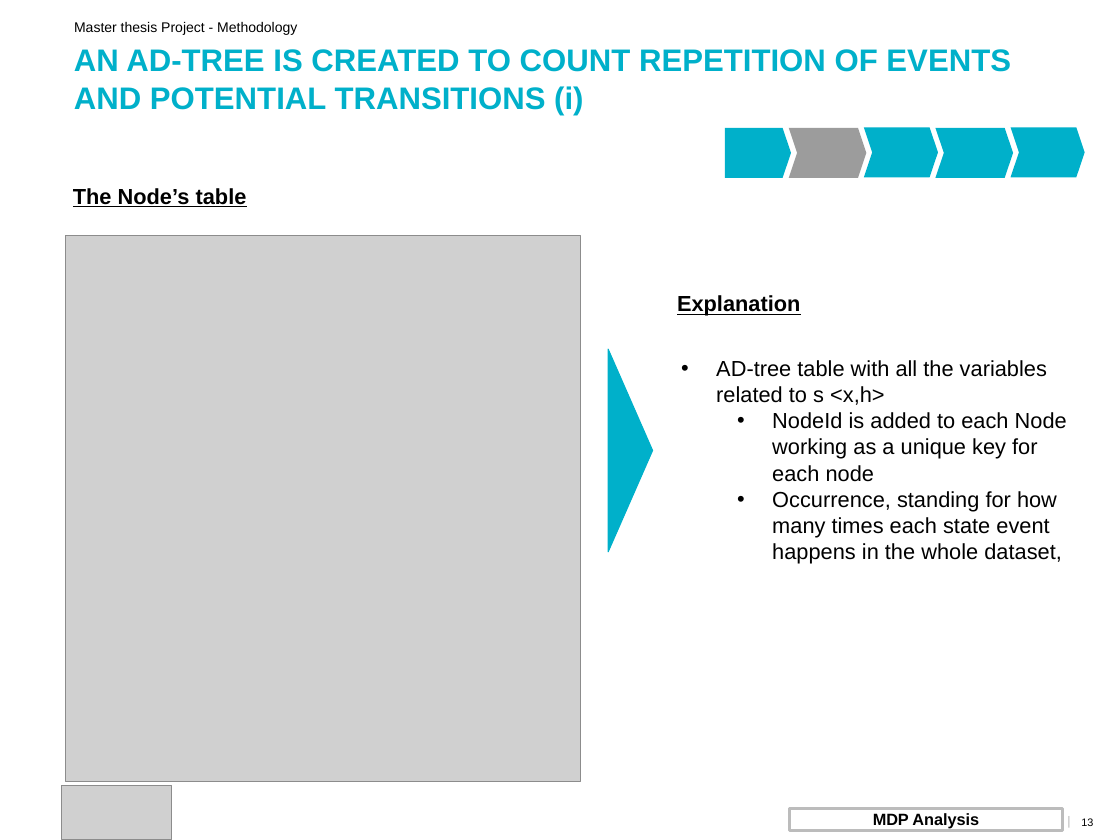
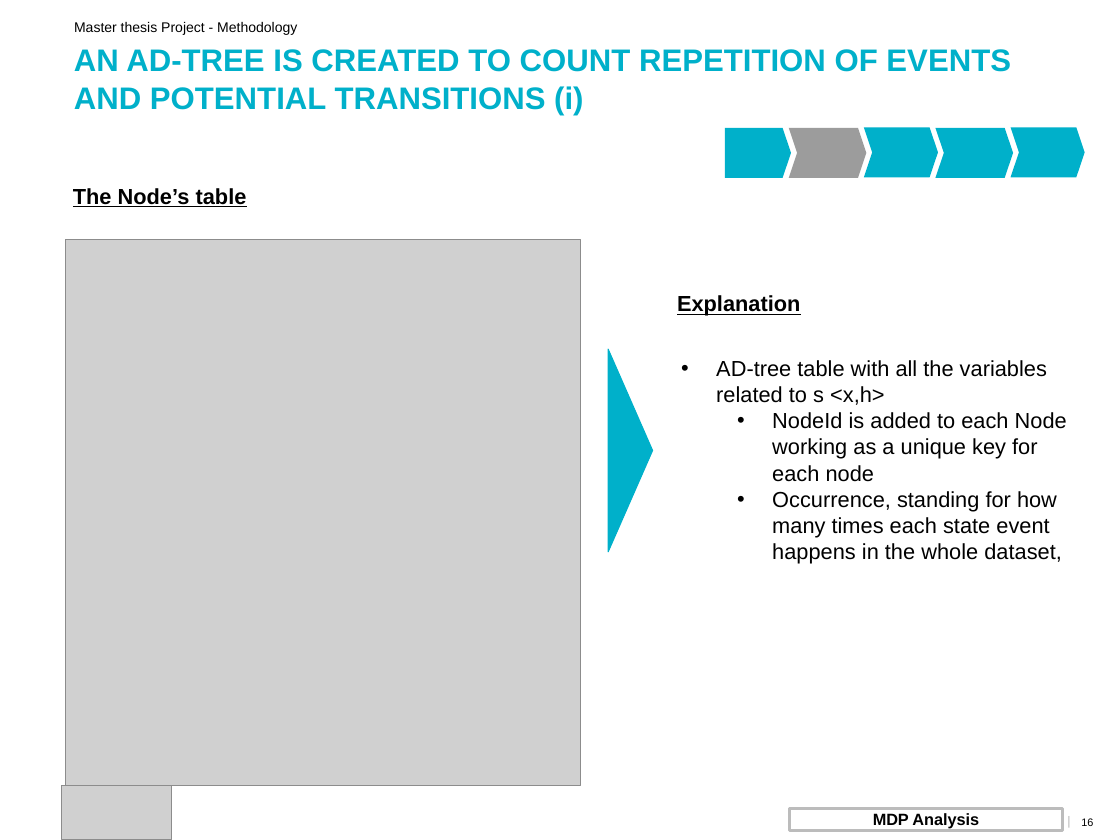
Before and after one commit to jackmat/HockeyThesis, a slide deck: slide 16 of MasterThesis/Presentations/HockeyMDP.pptx (slide 13 before the commit). Drawn at 1120x840 pixels with LibreOffice and Linux fonts; fonts in the diff are those of the drawing; grey boxes stand for pictures; background and template pictures are left out. Boxes give left, top, right and bottom in pixels: in the first picture for what was removed or moved away, otherwise in the second. Text is boxed around its words. In the diff, an @@ line names an element or a change of style, - is before the commit and + after.

```diff
--- a/MasterThesis/Presentations/HockeyMDP.pptx
+++ b/MasterThesis/Presentations/HockeyMDP.pptx
@@ picture: place and size @@
-picture at <box>66,235,580,782</box>
+picture at <box>66,240,580,786</box>
@@ page number at <box>1081,818,1093,826</box>: text changed @@
-13
+16
```
Also in this commit, not shown: 6 other slides changed, 8 slides added, 53 other files.
